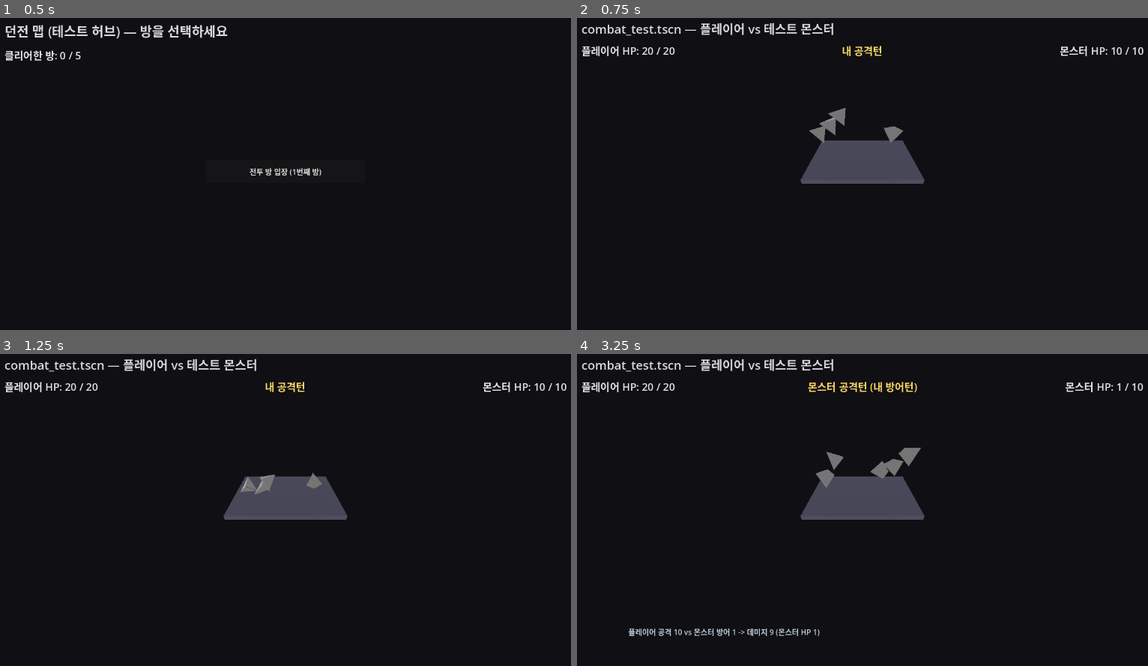
Above: before the commit, frames 1-4 (two rows, left to right).
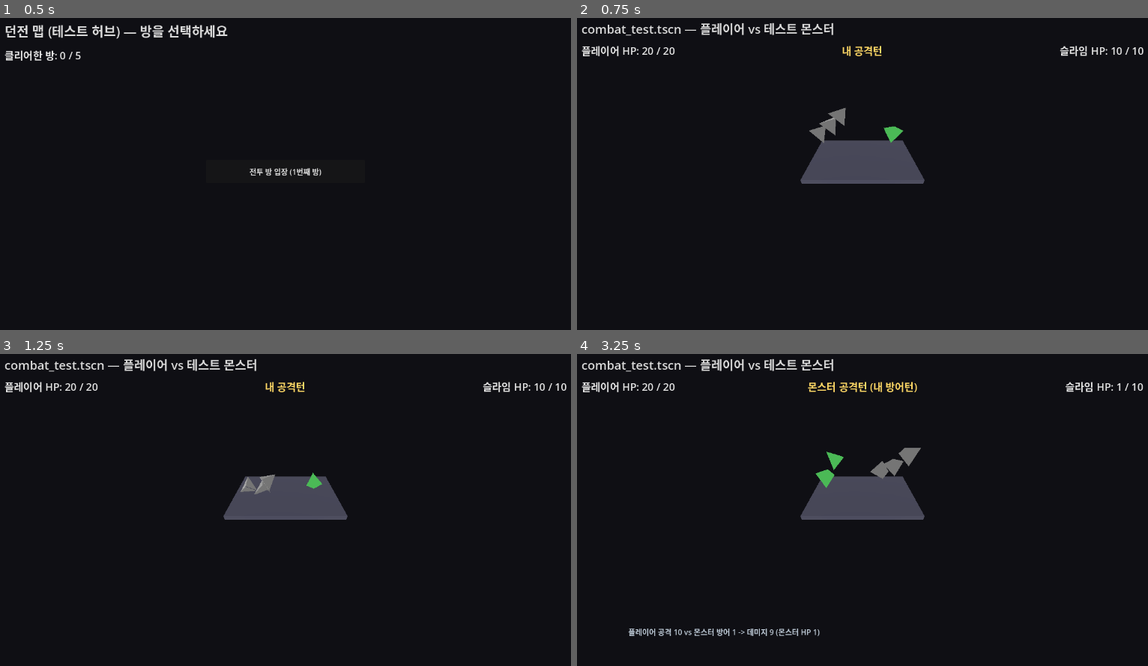
Above: after the commit, the same moments.

Repository: YGseok/ProjectD
Game: Godot game, scene res://scenes/dungeon_map.tscn
The game is run twice, just before and just after one commit, with the same random seed, the same clock (stepped at 60 frames per second) and the same inputs.
Inputs:
- Up to frame 1 (0.5 s): no input
- Up to frame 2 (0.75 s): click "전투 방 입장 (1번째 방)" at 0.5 s
- Up to frame 3 (1.25 s): no input
- Up to frame 4 (3.25 s): tap Enter at 2 s; tap Space at 2.75 s

Frame 1 is identical in both runs. In frame 2, 0.2% of the frame differs, in the area x 53-90%, y 8-40%; in frame 3, 0.2%; in frame 4, 0.3%, in the area x 41-91%, y 8-43%.

Commit message:
feat: 몬스터별 이름 + 다이스 색으로 시각 구분 추가
방마다 몬스터가 강해지긴 했지만 HP/공수 숫자만 다를 뿐 화면상 항상 같은
흰 정사면체라 "같은 몬스터"로 보이던 문제를 해결. combat_test.gd에
이름/색 5종 프로필(슬라임/고블린/해골 전사/오크/다크 나이트)을 방
번호로 순환 선택하게 하고, DieD4에 color_override를 추가해 몬스터 쪽
다이스만 그 색으로 물들인다 (플레이어 다이스는 기본 흰색 유지).

Co-Authored-By: Claude Sonnet 5 <noreply@anthropic.com>

Diff:
--- a/dice/die_d4.gd
+++ b/dice/die_d4.gd
@@ -9,6 +9,9 @@
 
 @export var material: DiceMaterial
 @export var die_size: float = 0.3
+## 알파가 0보다 크면 이 색으로 메시를 덮어씌운다 (몬스터별 다이스 색 구분용).
+## 알파 0(기본값)이면 원래 메시 재질(흰색 계열)을 그대로 쓴다.
+@export var color_override: Color = Color(0, 0, 0, 0)
 
 const IMPACT_COOLDOWN := 0.08
 const MIN_IMPACT_SPEED := 0.5
@@ -59,6 +62,10 @@
 		st.set_normal(normal)
 		st.add_vertex(c)
 	_mesh_instance.mesh = st.commit()
+	if color_override.a > 0.0:
+		var mat := StandardMaterial3D.new()
+		mat.albedo_color = color_override
+		_mesh_instance.material_override = mat
 
 	var shape := ConvexPolygonShape3D.new()
 	shape.points = verts
--- a/scenes/combat_test.gd
+++ b/scenes/combat_test.gd
@@ -40,20 +40,40 @@
 var monster_max_hp: int
 var monster_attack_bag: DiceBag
 var monster_defense_bag: DiceBag
+var monster_name := "몬스터"
+var monster_color := Color(1, 1, 1, 0)
 
 var battle_over := false
 var player_won := false
 var _log_lines: Array[String] = []
+
+## 몬스터별 이름/다이스 색 (시각 구분용, 능력치와는 무관). room_index를 이 배열 길이로
+## 나눈 나머지로 순환시키고, 배열을 다 돌면 이름 앞에 "강화"를 붙여 재사용한다
+## (DESIGN.md에는 몬스터별 모양/색 자체가 아직 미정이라 잠정 목록).
+const MONSTER_PROFILES := [
+	{"name": "슬라임", "color": Color(0.35, 0.85, 0.4)},
+	{"name": "고블린", "color": Color(0.75, 0.55, 0.25)},
+	{"name": "해골 전사", "color": Color(0.85, 0.85, 0.8)},
+	{"name": "오크", "color": Color(0.3, 0.55, 0.3)},
+	{"name": "다크 나이트", "color": Color(0.55, 0.25, 0.75)},
+]
 
 
 ## 잠정 난이도 스케일링 (DESIGN.md 미확정 — 1번째 방만 확정 수치 그대로 유지).
 ## room_index: 0부터 시작 (RunState.rooms_cleared와 동일한 기준, 즉 몇 번째 몬스터인지).
 ## room_index=0 -> 공격 2D4 / 방어 1D4 / HP10 (DESIGN.md 확정값과 동일).
 func _monster_config_for_room(room_index: int) -> Dictionary:
+	var profile: Dictionary = MONSTER_PROFILES[room_index % MONSTER_PROFILES.size()]
+	var cycle := int(room_index / float(MONSTER_PROFILES.size()))
+	var name_text: String = profile["name"]
+	if cycle > 0:
+		name_text = "강화 ".repeat(cycle) + name_text
 	return {
 		"attack_count": 2 + int(room_index / 2.0),
 		"defense_count": 1 + int(room_index / 3.0),
 		"max_hp": 10 + room_index * 3,
+		"name": name_text,
+		"color": profile["color"],
 	}
 
 
@@ -63,6 +83,8 @@
 	monster_defense_bag = DiceBag.new(4, config["defense_count"])
 	monster_max_hp = config["max_hp"]
 	monster_hp = monster_max_hp
+	monster_name = config["name"]
+	monster_color = config["color"]
 
 	next_button.pressed.connect(_on_next_button_pressed)
 	_update_labels()
@@ -85,9 +107,13 @@
 
 	turn_label.text = "내 공격턴" if is_player_attacking else "몬스터 공격턴 (내 방어턴)"
 
+	var default_color := Color(1, 1, 1, 0)
+	var atk_color := monster_color if not is_player_attacking else default_color
+	var def_color := monster_color if is_player_attacking else default_color
+
 	_clear_dice()
-	_spawn_dice(atk_bag.count, -1.4)
-	_spawn_dice(def_bag.count, 1.4)
+	_spawn_dice(atk_bag.count, -1.4, atk_color)
+	_spawn_dice(def_bag.count, 1.4, def_color)
 
 	await _wait_for_dice_to_settle()
 
@@ -147,9 +173,10 @@
 	return true
 
 
-func _spawn_dice(count: int, base_x: float) -> void:
+func _spawn_dice(count: int, base_x: float, color: Color = Color(1, 1, 1, 0)) -> void:
 	for i in count:
 		var die := DieD4Scene.instantiate()
+		die.color_override = color
 		dice_root.add_child(die)
 		var x := base_x + (i - (count - 1) / 2.0) * 0.45
 		var z := randf_range(-0.3, 0.3)
@@ -166,7 +193,7 @@
 
 func _update_labels() -> void:
 	player_hp_label.text = "플레이어 HP: %d / %d" % [player_hp, PLAYER_MAX_HP]
-	monster_hp_label.text = "몬스터 HP: %d / %d" % [monster_hp, monster_max_hp]
+	monster_hp_label.text = "%s HP: %d / %d" % [monster_name, monster_hp, monster_max_hp]
 
 
 func _append_log(line: String) -> void:
Not shown, changed: docs/STATUS.md
